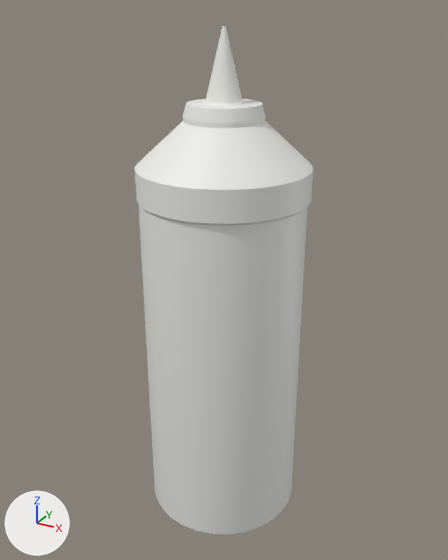
Two versions of the glTF model public/rebuilt/simready-food_processed_ketchup_h01.glb, one commit apart.
Both versions are drawn from a 50 mm lens placed at (0.134, -0.243, 0.247), pointed at (-0.001, 0.002, 0.125). Every picture has the same lights, and +X, +Y and +Z are marked at lower left. The picture after the commit comes second. Where no turn or scale is listed for an object, it has been applied to the vertices. Vertices at exactly the same position are counted once.

Objects in the first picture: 'nozzle', 'reservoir', 'shoulder'.
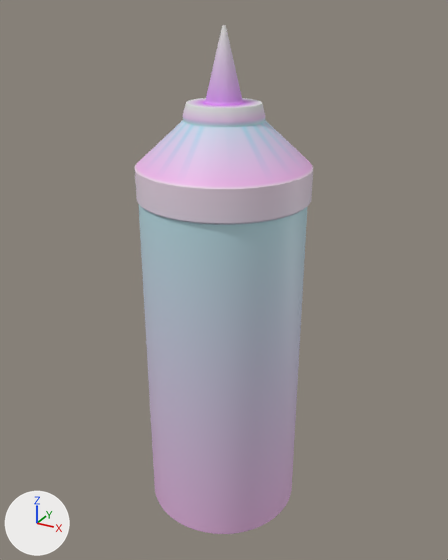
Patch to the scene script:
```diff
--- a/public/rebuilt/simready-food_processed_ketchup_h01.glb.py
+++ b/public/rebuilt/simready-food_processed_ketchup_h01.glb.py
@@ mat_plastic__eeeeea @@
 n0 = _N.new('ShaderNodeBsdfPrincipled'); n0.name = 'Principled BSDF'
-n0.inputs[0].default_value = (0.855, 0.855, 0.823, 1.0)  # 'Base Color', white #eeeeea
 n1 = _N.new('ShaderNodeOutputMaterial'); n1.name = 'Material Output'
+n2 = _N.new('ShaderNodeMix'); n2.name = 'Mix'
+n2.data_type = 'RGBA'
+n2.blend_type = 'MULTIPLY'
+n2.inputs[0].default_value = 1.0  # 'Factor'
+n2.inputs[7].default_value = (0.855, 0.855, 0.823, 1.0)  # 'B', white #eeeeea
+n3 = _N.new('ShaderNodeVertexColor'); n3.name = 'Color Attribute'
 _L.new(n0.outputs[0], n1.inputs[0])  # 'BSDF' to 'Surface'
+_L.new(n2.outputs[2], n0.inputs[0])  # 'Result' to 'Base Color'
+_L.new(n3.outputs[0], n2.inputs[6])  # 'Color' to 'A'
@@ me_reservoir @@
 me_reservoir.from_pydata(...)  # 496 vertices, 988 faces; spans x -0.039..0.039, y -0.039..0.039, z -0.084..0.084
 # used by ob_reservoir; location = (-0.0005, 0.0, 0.084)
+# me_reservoir part 1: vertex colours changed
 me_reservoir.materials.append(mat_plastic__eeeeea)
@@ me_shoulder @@
 me_shoulder.from_pydata(...)  # 317 vertices, 630 faces; spans x -0.0399..0.0399, y -0.0399..0.0399, z -0.0175..0.0175
 # used by ob_shoulder; location = (0.0, 0.0, 0.1842)
+# me_shoulder part 2: vertex colours changed
 me_shoulder.materials.append(mat_plastic__eeeeea)
@@ ob_reservoir @@
 ob_reservoir = bpy.data.objects.new('reservoir', me_reservoir)
-ob_reservoir.location = (-0.0005, 0.0, 0.084)
+ob_reservoir.location = (-0.0005, 0.0, 0.0843)
@@ ob_nozzle @@
 ob_nozzle = bpy.data.objects.new('nozzle', me_nozzle)
-ob_nozzle.location = (0.0, 0.0, 0.2206)
+ob_nozzle.location = (0.0, 0.0, 0.2209)
@@ ob_shoulder @@
 ob_shoulder = bpy.data.objects.new('shoulder', me_shoulder)
-ob_shoulder.location = (0.0, 0.0, 0.1842)
+ob_shoulder.location = (0.0, 0.0, 0.1845)
```

What differs and where, as boxes [x1, y1, x2, y2] in the pictures (448 x 560 px):
'reservoir', recoloured, moved: before [138, 205, 307, 535]; after [138, 204, 307, 534]
'shoulder', recoloured, moved: before [135, 121, 313, 225]; after [135, 120, 313, 225]
'nozzle', recoloured, moved: before [183, 26, 265, 128]; after [183, 25, 265, 127]
